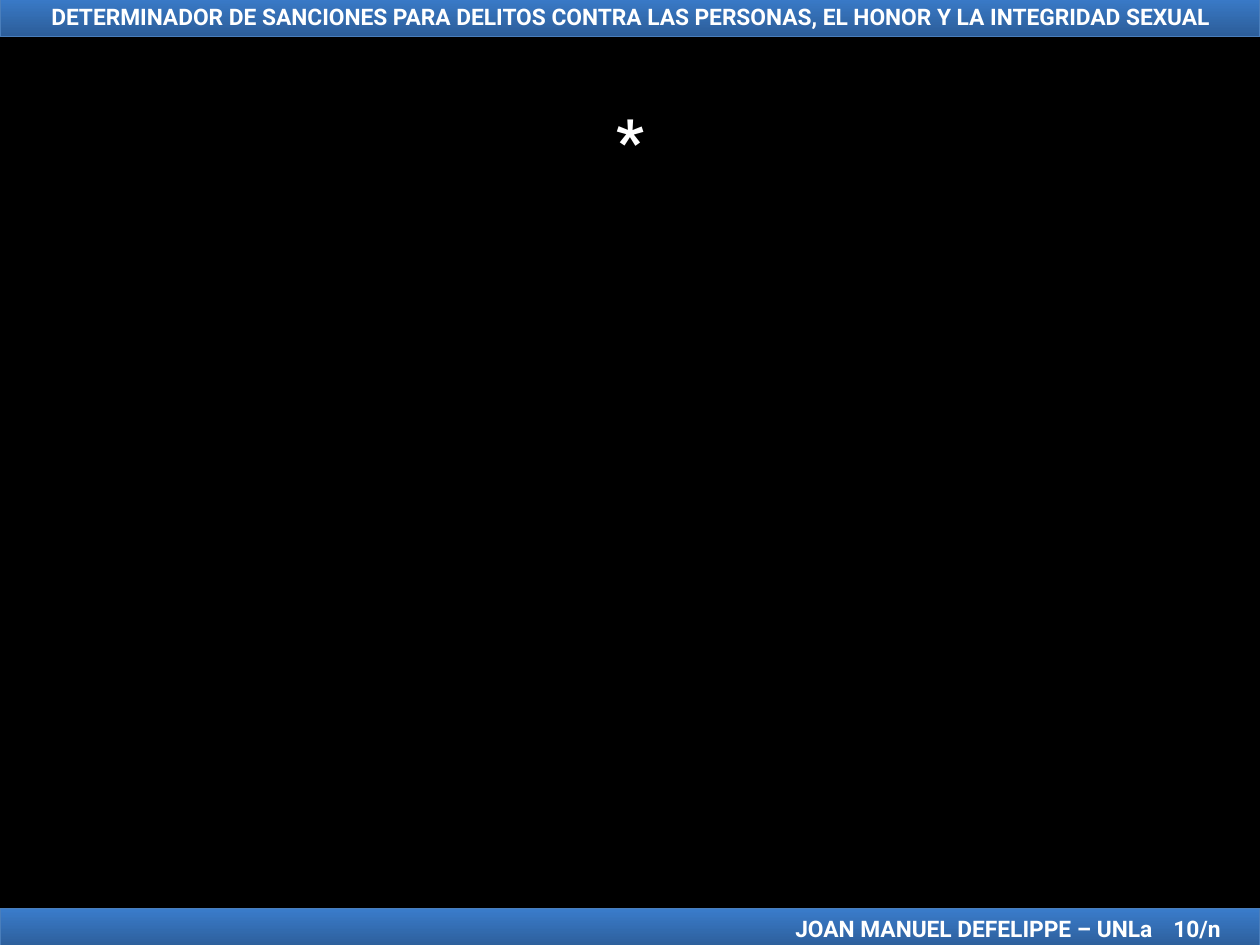
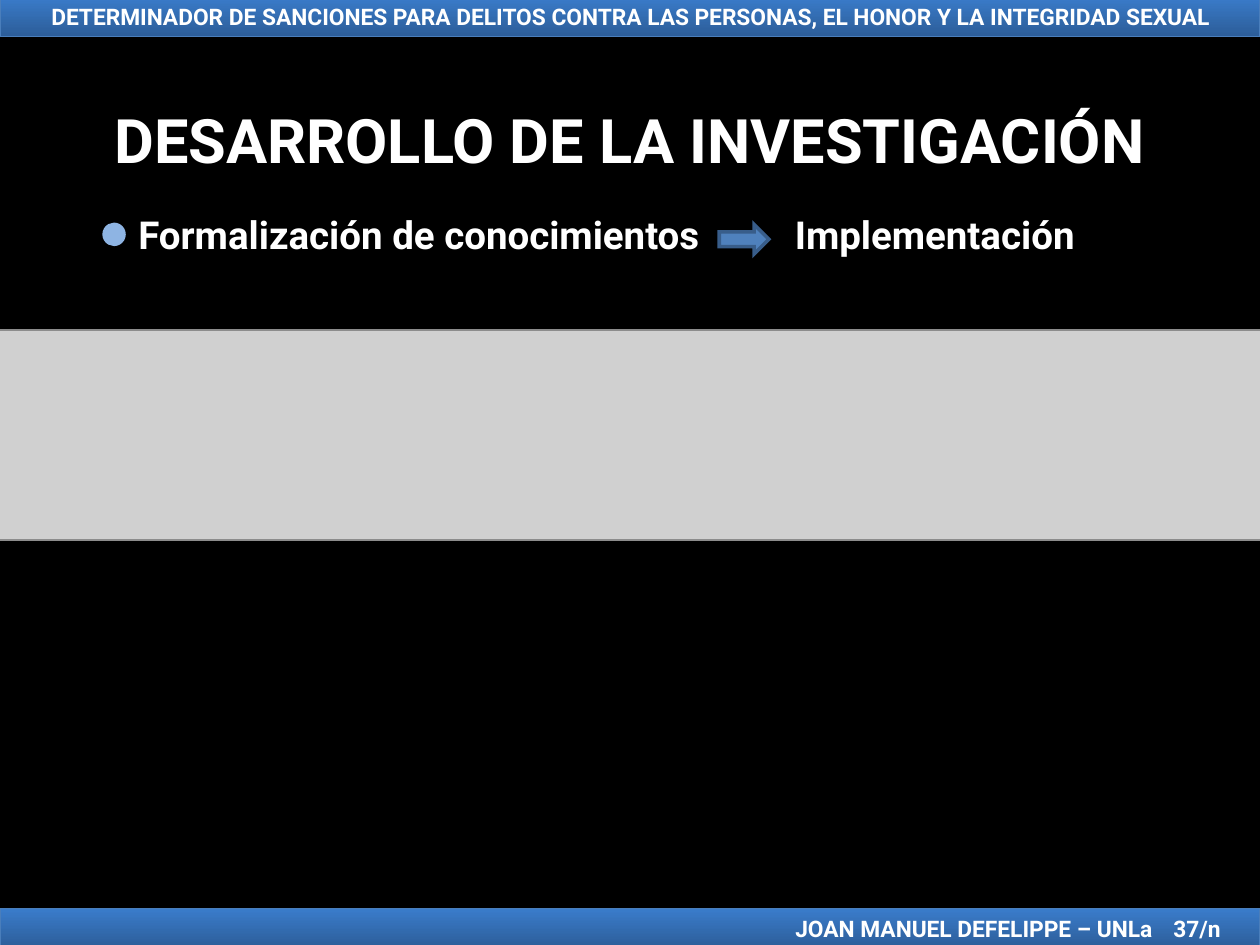
Before and after one commit to jmdefelippe/TFI_LicenciaturaEnSistemas, a slide deck: slide 37 of TFI Presentación Joan Manuel Defelippe.ppt (slide 45 before the commit). Drawn at 1260x945 pixels with LibreOffice and Linux fonts; fonts in the diff are those of the drawing; grey boxes stand for pictures. Boxes give left, top, right and bottom in pixels: in the first picture for what was removed or moved away, otherwise in the second. Text is boxed around its words. In the diff, an @@ line names an element or a change of style, - is before the commit and + after.

```diff
--- a/TFI Presentación Joan Manuel Defelippe.ppt
+++ b/TFI Presentación Joan Manuel Defelippe.ppt
@@ text removed at box(0, 96, 1260, 183) @@
-*
@@ text added at box(114, 107, 1145, 164), 35 pt, text #FFFFFF, bold @@
+DESARROLLO DE LA INVESTIGACIÓN
@@ ellipse added at box(105, 224, 125, 244), fill #8EB4E3, outline #8EB4E3 2.01 pt @@
@@ text added at box(138, 220, 1075, 257), 22 pt, text #FFFFFF, bold @@
+Formalización de conocimientos Implementación
@@ right arrow added at box(719, 224, 769, 255), fill #4F81BD, outline #385D8A 2.01 pt @@
@@ picture added at box(0, 330, 1260, 541) @@
@@ text in rectangle at box(795, 920, 1220, 939): text changed @@
-JOAN MANUEL DEFELIPPE – UNLa 10/n
+JOAN MANUEL DEFELIPPE – UNLa 37/n
```
Also in this commit, not shown: 32 other slides changed, 3 slides removed, 6 other files.
